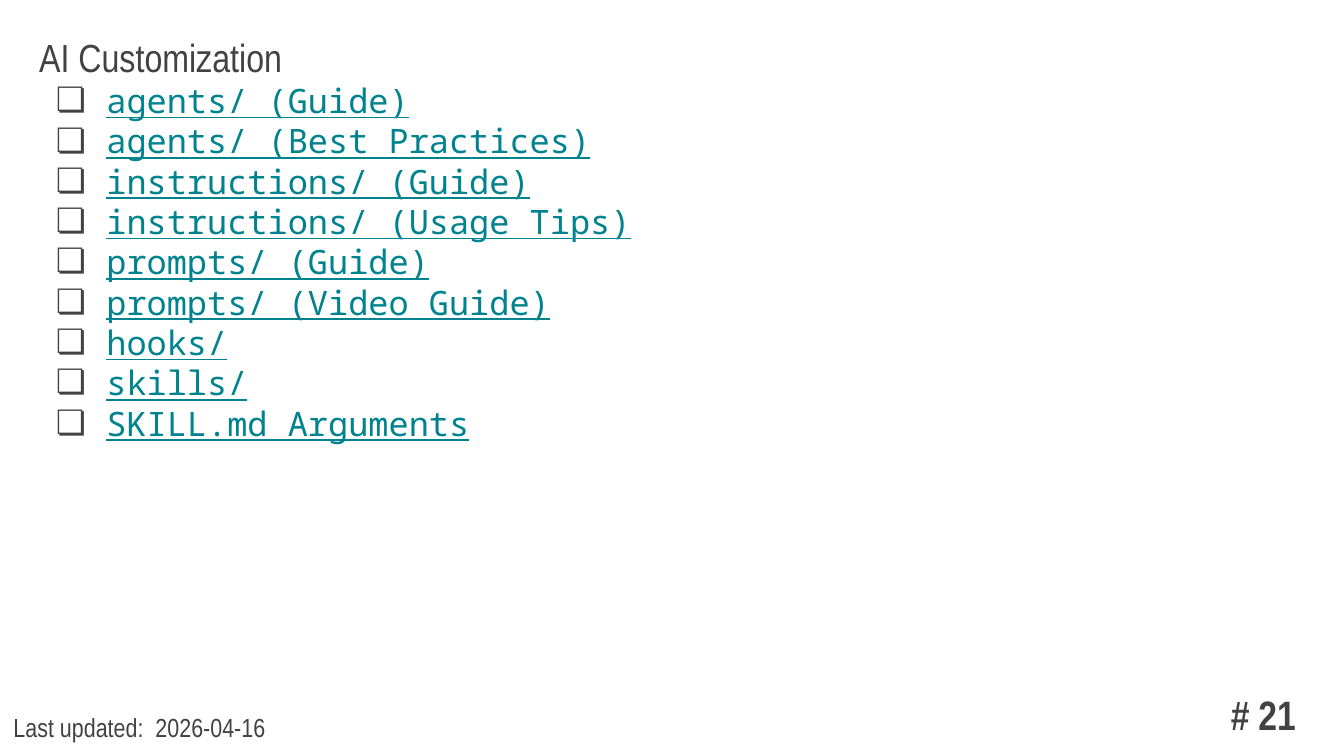
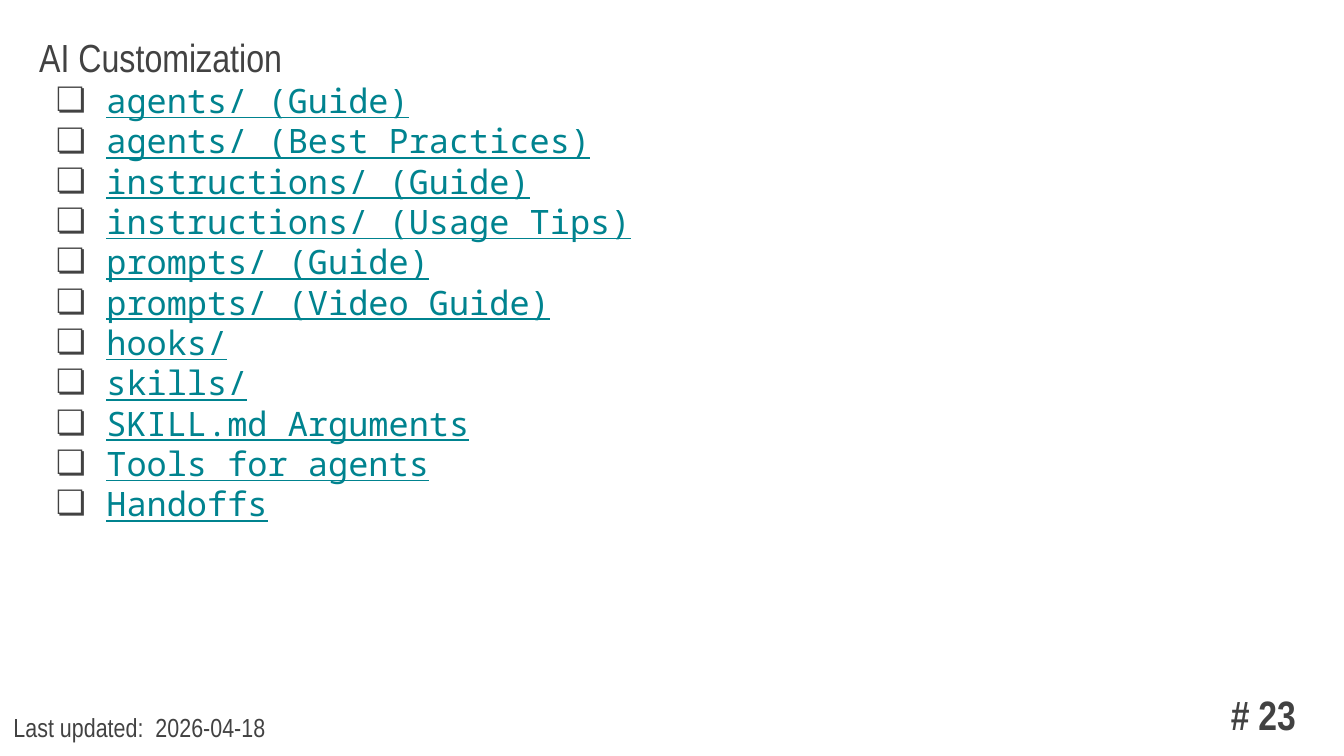
Before and after one commit to oleksandkov/oleksandkov-maded, a slide deck: slide 23 of presentations/.github Presentation/github folder in the project.pptx (slide 21 before the commit). Drawn at 1344x756 pixels with LibreOffice and Linux fonts; fonts in the diff are those of the drawing. Boxes give left, top, right and bottom in pixels: in the first picture for what was removed or moved away, otherwise in the second. Text is boxed around its words. In the diff, an @@ line names an element or a change of style, - is before the commit and + after.

Commit message:
Presentation update

```diff
--- a/presentations/.github Presentation/github folder in the project.pptx
+++ b/presentations/.github Presentation/github folder in the project.pptx
@@ text at bbox=[106, 444, 429, 522]: paragraphs added @@
+❏ Tools for agents
+❏ Handoffs
@@ text at bbox=[13, 718, 265, 742]: text changed @@
-Last updated: 2026-04-16
+Last updated: 2026-04-18
@@ page number at bbox=[1258, 701, 1295, 731]: text changed @@
-# 21
+# 23
```
Also in this commit, not shown: 1 other slide changed, 2 slides added, 1 other file.
